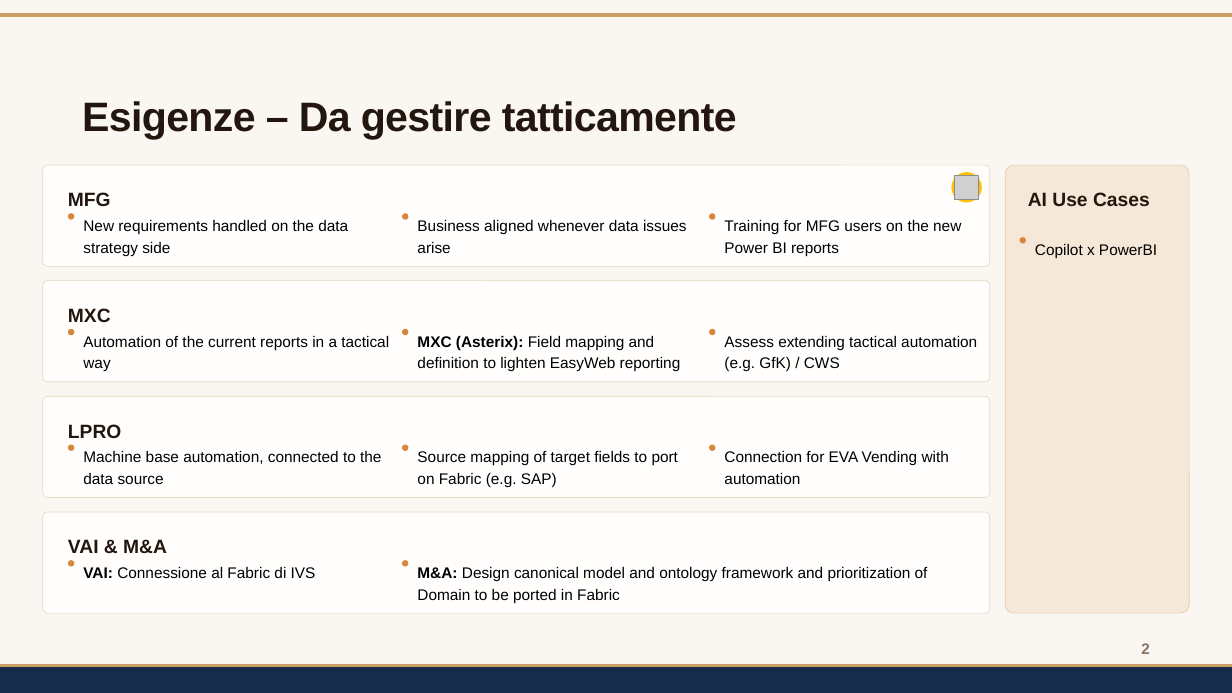
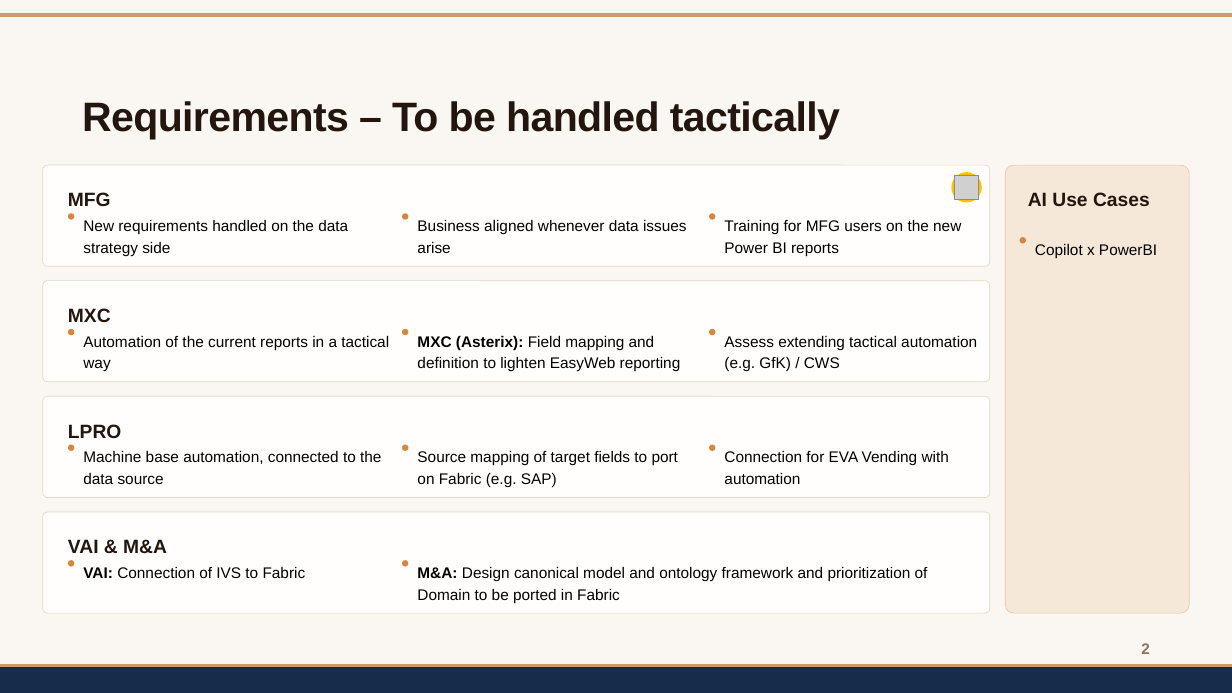
Before and after one commit to davidecirani/ECS, a slide deck: slide 2 of decks/ECS_Data_Platform_-_Data_Analytics_-_Governance_Tactical_rifinito.pptx. Drawn at 1232x693 pixels with LibreOffice and Linux fonts; fonts in the diff are those of the drawing; grey boxes stand for pictures; background and template pictures are left out. Boxes give left, top, right and bottom in pixels: in the first picture for what was removed or moved away, otherwise in the second. Text is boxed around its words. In the diff, an @@ line names an element or a change of style, - is before the commit and + after.

```diff
--- a/decks/ECS_Data_Platform_-_Data_Analytics_-_Governance_Tactical_rifinito.pptx
+++ b/decks/ECS_Data_Platform_-_Data_Analytics_-_Governance_Tactical_rifinito.pptx
@@ text at box(82, 101, 840, 139): text changed @@
-Esigenze – Da gestire tatticamente
+Requirements – To be handled tactically
@@ text at box(83, 567, 306, 578): text changed @@
-VAI: Connessione al Fabric di IVS
+VAI: Connection of IVS to Fabric
```
Also in this commit, not shown: 1 other slide changed.
